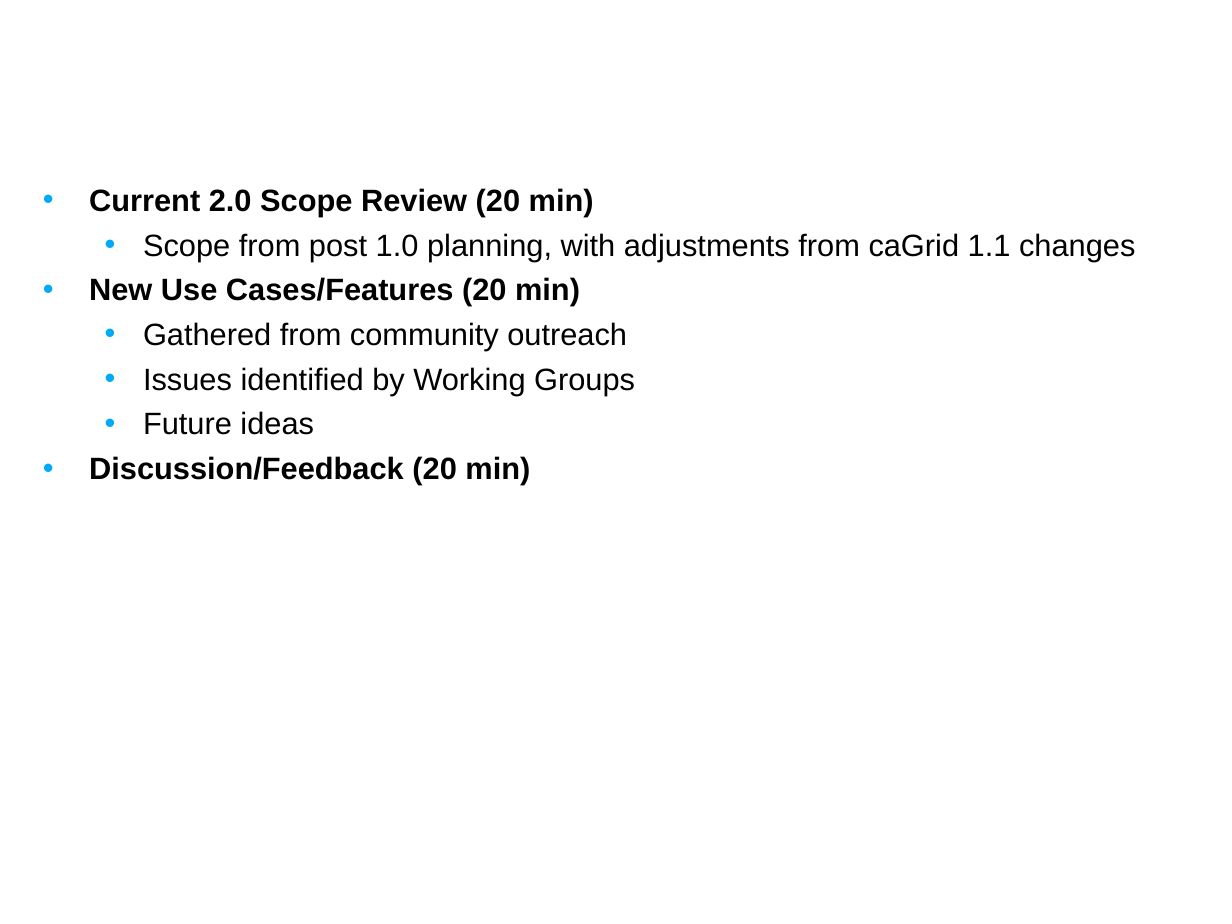
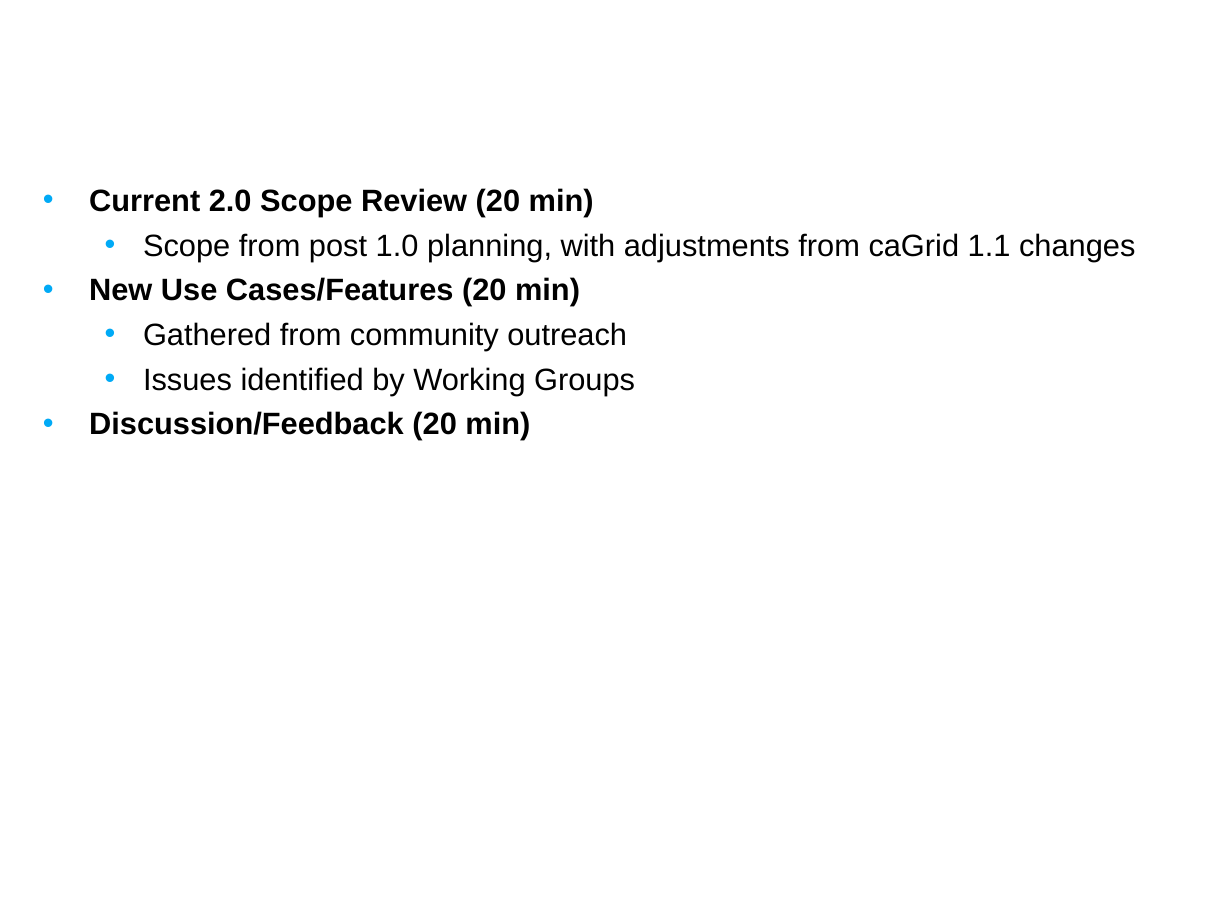
Before and after one commit to NCIP/cagrid-portal, a slide deck: slide 2 of cagrid-1-0/Documentation/presentations/200708_VCDE_ARCH/20070806_Day1_Future_Planning.ppt. Drawn at 1232x924 pixels with LibreOffice and Linux fonts; fonts in the diff are those of the drawing; background and template pictures are left out. Boxes give left, top, right and bottom in pixels: in the first picture for what was removed or moved away, otherwise in the second. Text is boxed around its words. In the diff, an @@ line names an element or a change of style, - is before the commit and + after.

```diff
--- a/cagrid-1-0/Documentation/presentations/200708_VCDE_ARCH/20070806_Day1_Future_Planning.ppt
+++ b/cagrid-1-0/Documentation/presentations/200708_VCDE_ARCH/20070806_Day1_Future_Planning.ppt
@@ text at box(143, 411, 314, 435): paragraph removed @@
-  • Future ideas
```
Also in this commit, not shown: 9 slides added.
